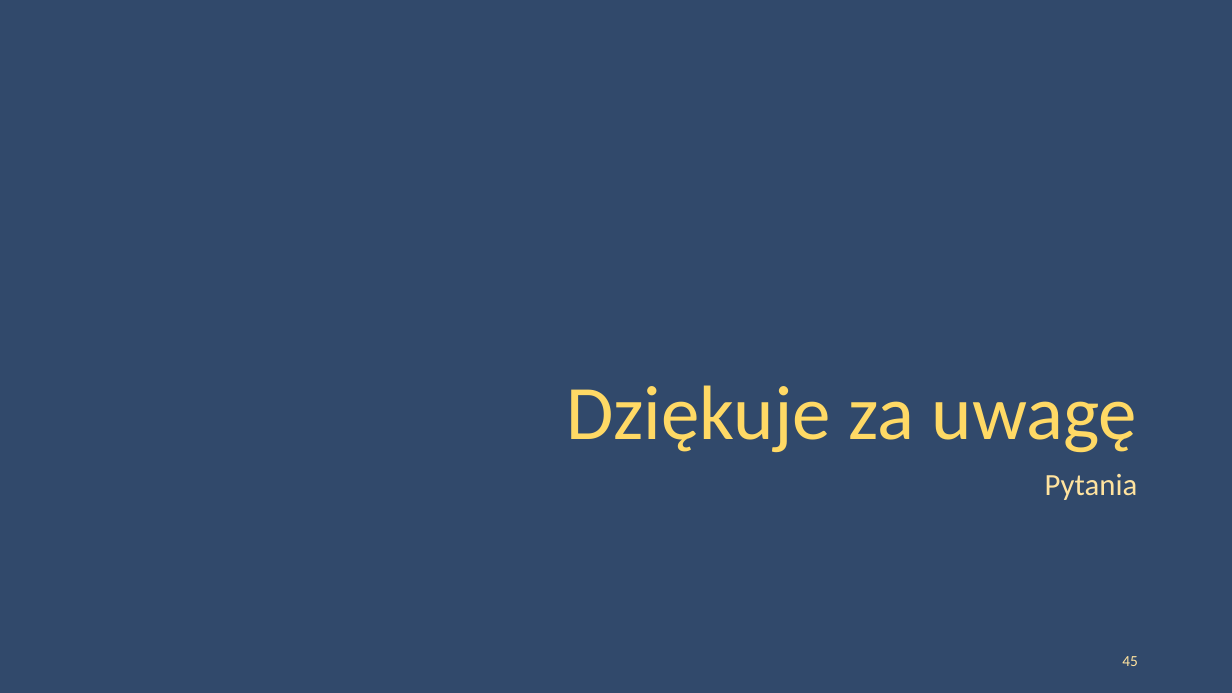
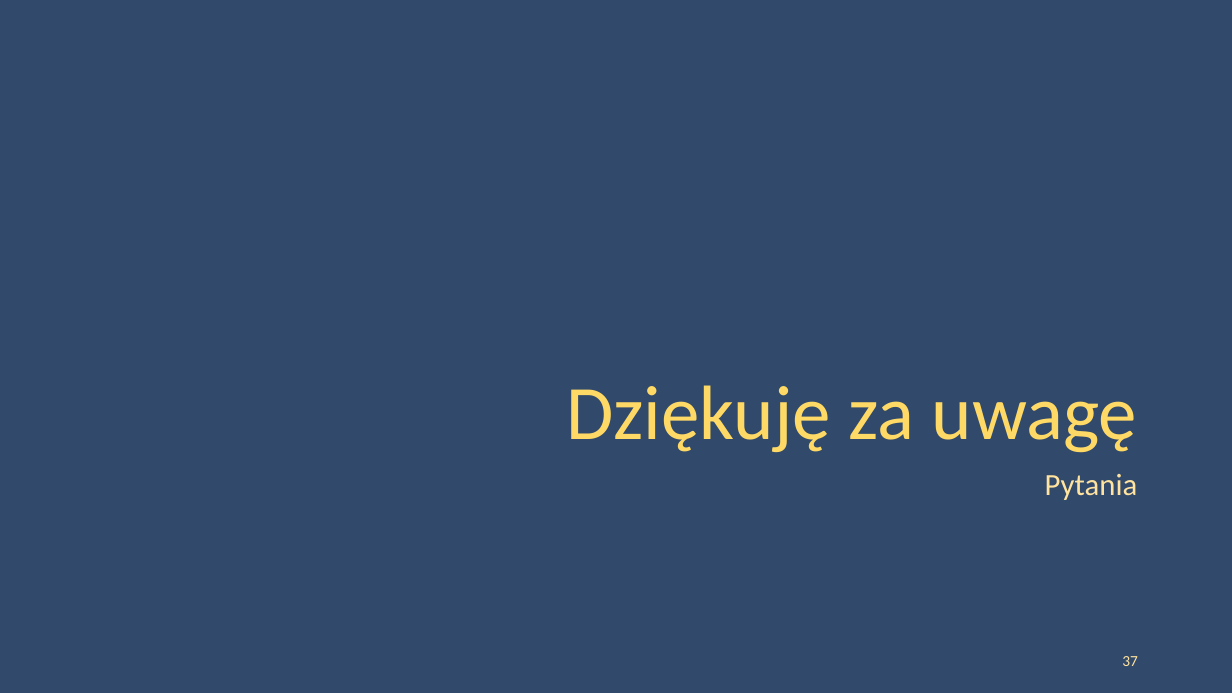
Before and after one commit to peczwy/DbConf2015, a slide deck: slide 37 of DbConf - Złączenia w modelu MapReduce - Lite.pptx (slide 45 before the commit). Drawn at 1232x693 pixels with LibreOffice and Linux fonts; fonts in the diff are those of the drawing; background and template pictures are left out. Boxes give left, top, right and bottom in pixels: in the first picture for what was removed or moved away, otherwise in the second. Text is boxed around its words. In the diff, an @@ line names an element or a change of style, - is before the commit and + after.

```diff
--- a/DbConf - Złączenia w modelu MapReduce - Lite.pptx
+++ b/DbConf - Złączenia w modelu MapReduce - Lite.pptx
@@ title at <box>566,385,1137,453</box>: text changed @@
-Dziękuje za uwagę
+Dziękuję za uwagę
@@ page number at <box>1122,656,1138,666</box>: text changed @@
-45
+37
```
Also in this commit, not shown: 1 other slide changed, 2 slides added, 2 other files.
